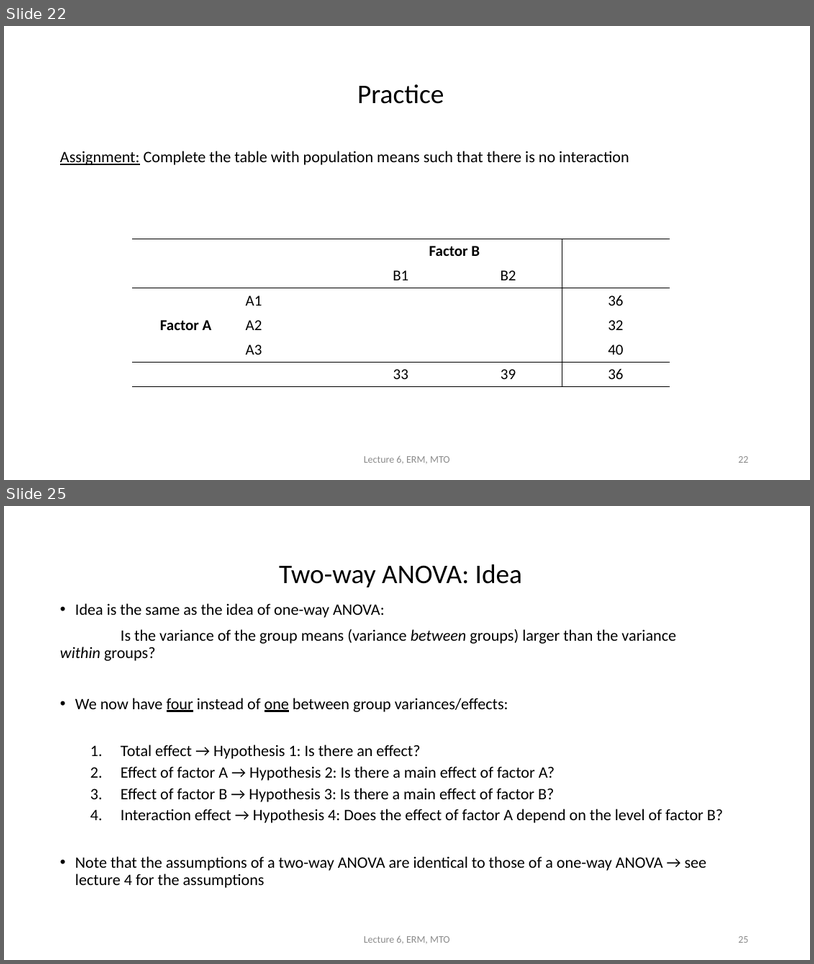
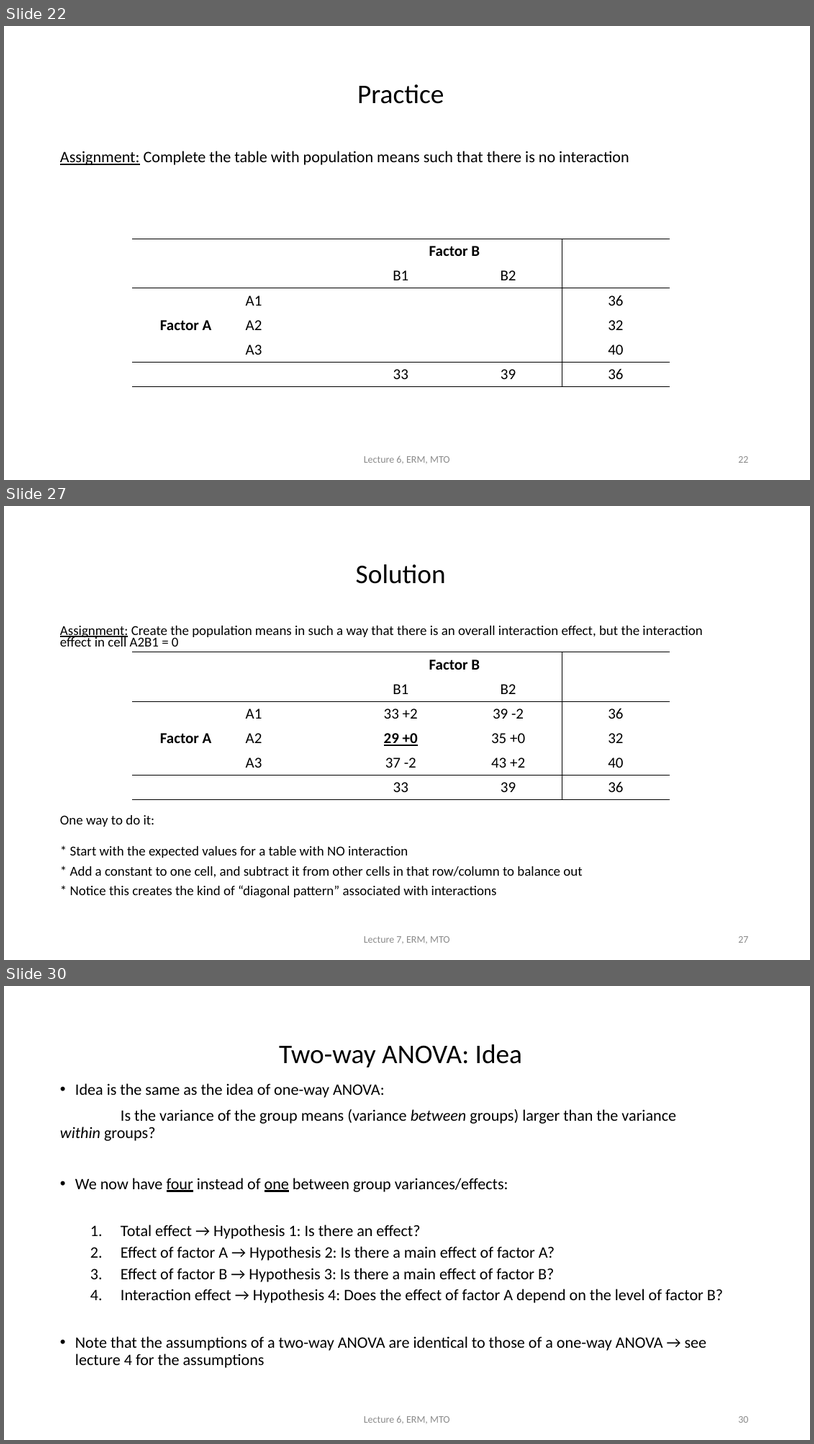
Before and after one commit to cjvanlissa/erm, a slide deck: HC06/HC6_EN.pptx. Shown one above the other, each under a label of ours: slides 22 and 25 before the commit, slides 22, 27 and 30 after it; the slides between them are not shown. The pictures are 814x964 and 814x1444 pixels, drawn with LibreOffice and Linux fonts; fonts in the diff are those of the drawing. Boxes give left, top, right and bottom in pixels: in the first picture for what was removed or moved away, otherwise in the second. Text is boxed around its words. In the diff, an @@ line names an element or a change of style, - is before the commit and + after.

```diff
--- a/HC06/HC6_EN.pptx
+++ b/HC06/HC6_EN.pptx
@@ slide 27 added at (4, 506, 810, 960), background #FFFFFF @@
@@ title added at (356, 564, 446, 584), 32 pt, text #000000 @@
+Solution
@@ text added at (60, 626, 702, 898), 16.1 pt, text #000000 @@
+Assignment: Create the population means in such a way that there is an overall interaction effect, but the interaction effect in cell A2B1 = 0
+One way to do it:
+* Start with the expected values for a table with NO interaction
+* Add a constant to one cell, and subtract it from other cells in that row/column to balance out
+* Notice this creates the kind of “diagonal pattern” associated with interactions
@@ table added at (132, 652, 671, 800), 6 rows, 5 columns @@
+ |  | Factor B |  | 
+ |  | B1 | B2 | 
+Factor A | A1 | 33 +2 | 39 -2 | 36
+ | A2 | 29 +0 | 35 +0 | 32
+ | A3 | 37 -2 | 43 +2 | 40
+ |  | 33 | 39 | 36
@@ text added at (364, 936, 450, 944), 12 pt, text #8C8C8C @@
+Lecture 7, ERM, MTO
@@ page number added at (738, 936, 748, 942), 12 pt, text #8C8C8C @@
+27
@@ what was slide 25 is now slide 30 @@
@@ page number at (738, 1416, 748, 1422): text changed @@
-25
+30
```
Also in this commit, not shown: 2 slides changed, 4 other slides added, 1 other file.
